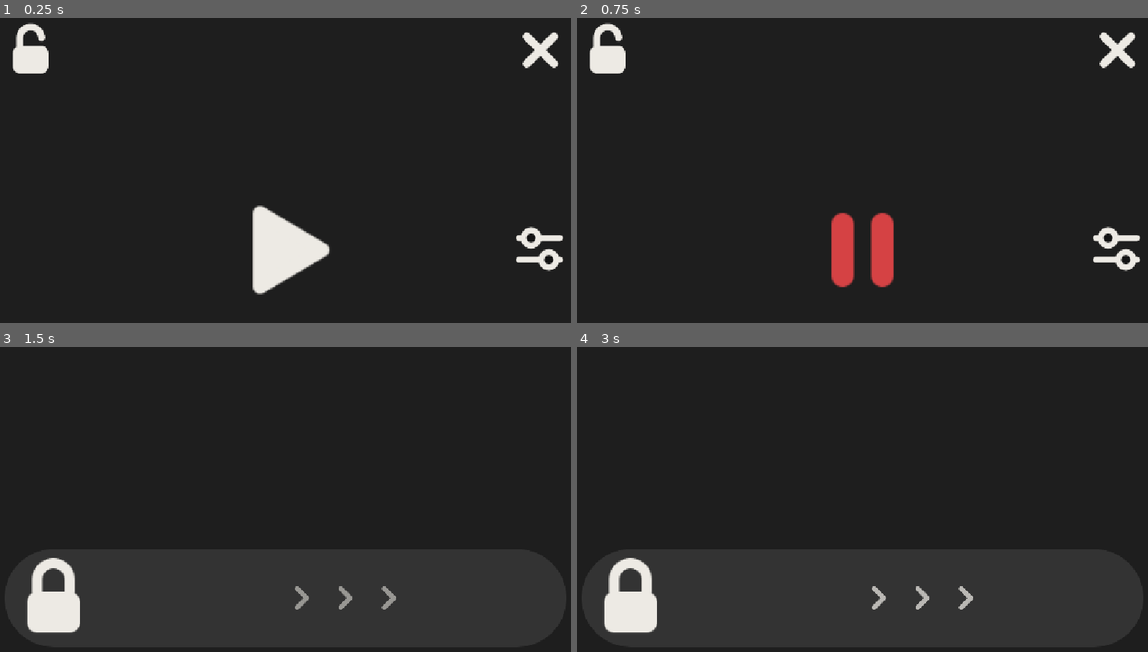
Above: before the commit, frames 1-4 (two rows, left to right).
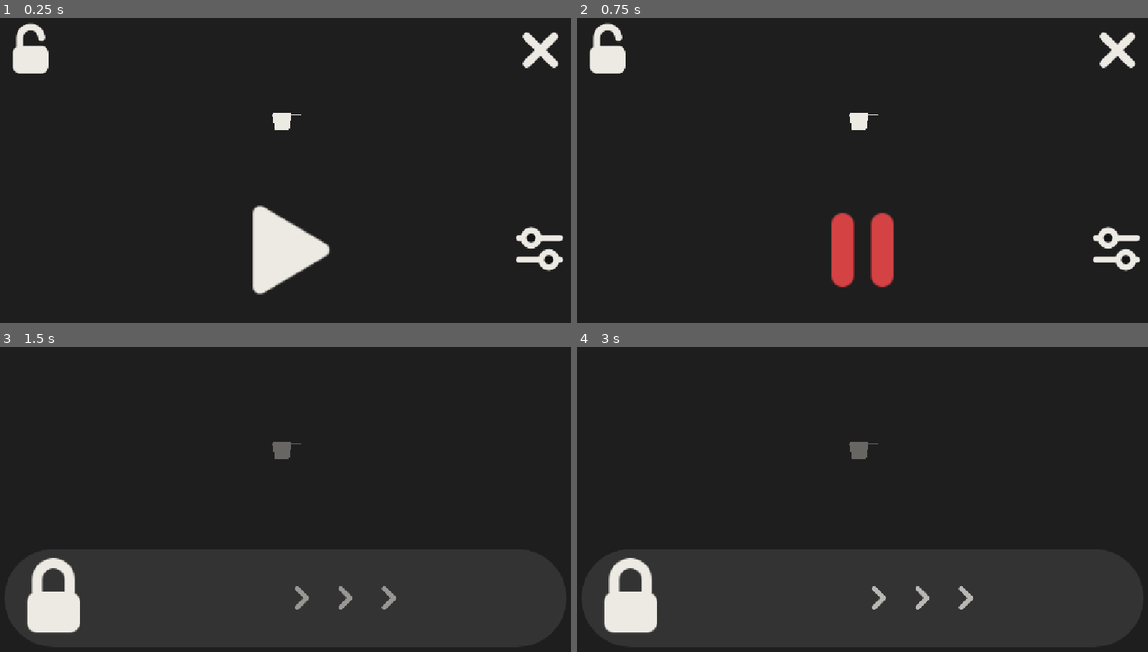
Above: after the commit, the same moments.

Repository: JeromeDuboisPro/la-casserole
Game: Godot game, scene res://scenes/main.tscn
Same seed, same stepped clock (60 frames per second), same inputs: the game is played once before the commit and once after it.
Inputs (mouse positions are in pixels of both pictures, inside the frame that each line leads up to):
- Up to frame 1 (0.25 s): no input
- Up to frame 2 (0.75 s): click (862, 249) at 0.5 s
- Up to frame 3 (1.5 s): click (28, 380) at 1.25 s
- Up to frame 4 (3 s): tap Enter at 2 s; drag from (862, 597) to (925, 420) at 2.02 s; drag from (736, 514) to (833, 566) at 2.77 s

The runs differ from the first frame. In frame 1, 0.2% of the frame differs, in the area x 47-53%, y 31-37%; in frame 2, 0.2%; in frame 3, 0.2%; in frame 4, 0.2%.

Commit message:
fix: centre the pot, which was sitting 139 pixels high
The layout reserved room below the pot for the settings panel at all times,
including while the panel was folded away, which is most of the time. The pot
was measurably 139 pixels above the middle of the screen in the state the app
spends its life in.

The gap below the pot now depends on what is actually there: enough for the
countdown when the settings are folded, enough for the two rows when they are
open, with a 0.15 s ease between the two so the pot reads as making room
rather than jumping.

Measured on the device: folded, the pot centre lands 3 pixels from the centre
of the screen, against 139 before.

Co-Authored-By: Claude Opus 5 <noreply@anthropic.com>

Diff:
--- a/scenes/main.gd
+++ b/scenes/main.gd
@@ -35,6 +35,11 @@
 const TOP_BUTTON_SIZE := 120.0
 const AUTO_SIZE := 250.0
 const SLIDER_HEIGHT := 180.0
+## Room kept below the pot: enough for the countdown when the settings are
+## folded, enough for the two rows when they are not. Reserving the larger
+## figure at all times left the pot visibly high on the screen.
+const POT_GAP_FOLDED := 90.0
+const POT_GAP_OPEN := 380.0
 
 @onready var _tap: TapCore = $TapCore
 @onready var _bank: AudioBank = $AudioBank
@@ -113,7 +118,25 @@
 	_unlock.offset_top = -(bottom + SLIDER_HEIGHT)
 	_unlock.offset_bottom = -bottom
 	_pot.offset_top = top + TOP_BUTTON_SIZE + MIN_MARGIN
-	_pot.offset_bottom = -(bottom + AUTO_SIZE + 380.0)
+	_position_pot()
+
+## The pot takes every pixel the controls are not using, so it is at its
+## biggest in the state the app spends most of its time in.
+func _position_pot(animate: bool = false) -> void:
+	var window := DisplayServer.window_get_size()
+	if window.y <= 0:
+		return
+	var safe := DisplayServer.get_display_safe_area()
+	var scale := get_viewport_rect().size.y / float(window.y)
+	var bottom: float = maxf((window.y - safe.position.y - safe.size.y) * scale, MIN_MARGIN)
+	var gap := POT_GAP_OPEN if _settings_open else POT_GAP_FOLDED
+	var target := -(bottom + AUTO_SIZE + gap)
+	if not animate:
+		_pot.offset_bottom = target
+		return
+	# A short ease, so the pot reads as making room rather than jumping.
+	var tween := create_tween()
+	tween.tween_property(_pot, "offset_bottom", target, 0.15).set_trans(Tween.TRANS_CUBIC)
 
 func _setup_audio() -> void:
 	if _android.is_available():
@@ -263,6 +286,7 @@
 	var minutes := TIMER_STEPS[_timer_index]
 	_timer_value.text = "∞" if minutes == 0 else "%d min" % minutes
 	_settings.visible = _settings_open and not _locked
+	_position_pot(true)
 	_toggle_button.modulate = Color(0.90, 0.28, 0.30) if _settings_open else Color(1, 1, 1)
 	_toggle_button.visible = not _locked
 	_auto_button.visible = not _locked
